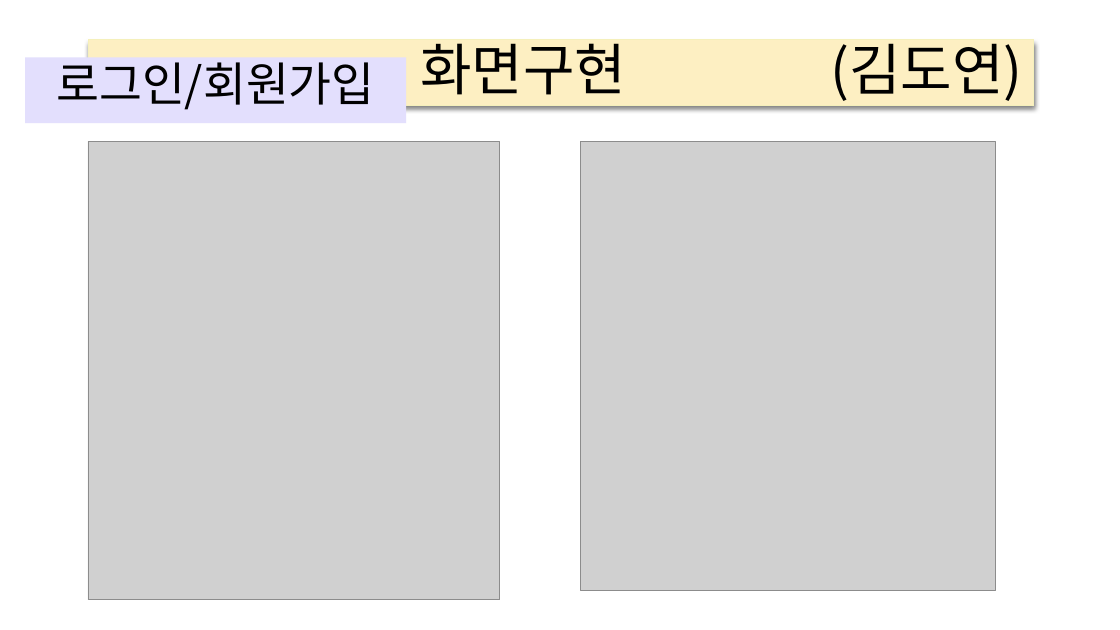
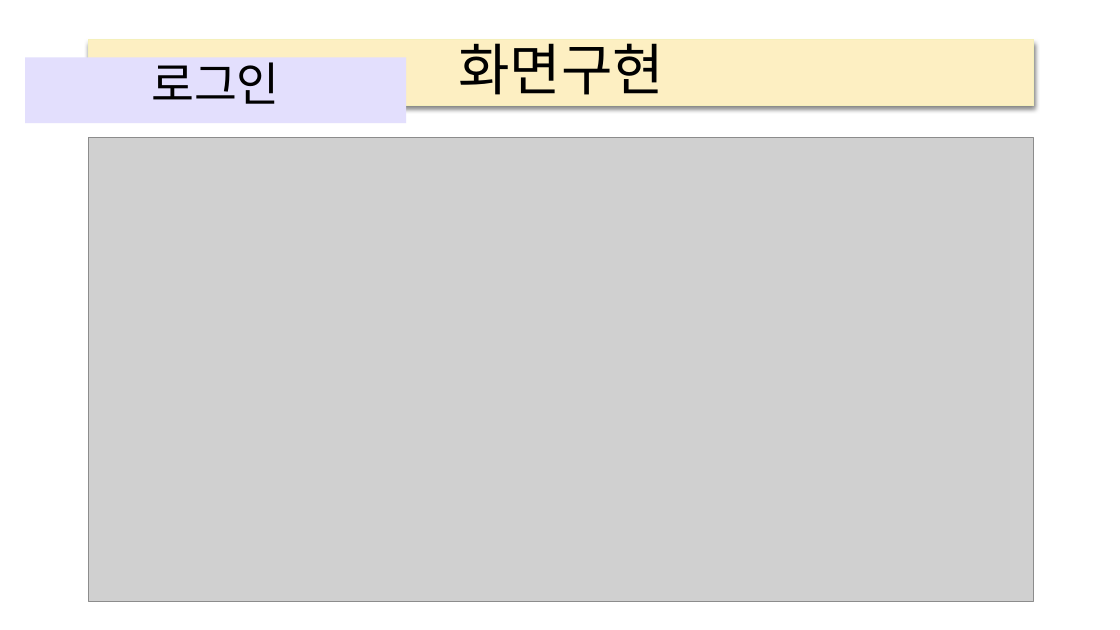
Before and after one commit to elquineas/elquineas.github.io, a slide deck: slide 8 of 갓생살기_ver4.pptx. Drawn at 1120x630 pixels with LibreOffice and Linux fonts; fonts in the diff are those of the drawing; grey boxes stand for pictures. Boxes give left, top, right and bottom in pixels: in the first picture for what was removed or moved away, otherwise in the second. Text is boxed around its words. In the diff, an @@ line names an element or a change of style, - is before the commit and + after.

```diff
--- a/갓생살기_ver4.pptx
+++ b/갓생살기_ver4.pptx
@@ subtitle at <box>151,54,280,104</box>: text changed @@
-로그인/회원가입
+로그인
@@ title at <box>458,33,664,95</box>: text changed @@
-화면구현 (김도연)
+화면구현
@@ picture removed at <box>88,141,500,600</box> @@
@@ picture added at <box>88,138,1033,602</box> @@
@@ picture removed at <box>581,141,996,591</box> @@
```
Also in this commit, not shown: 5 other slides changed, 9 slides added.
